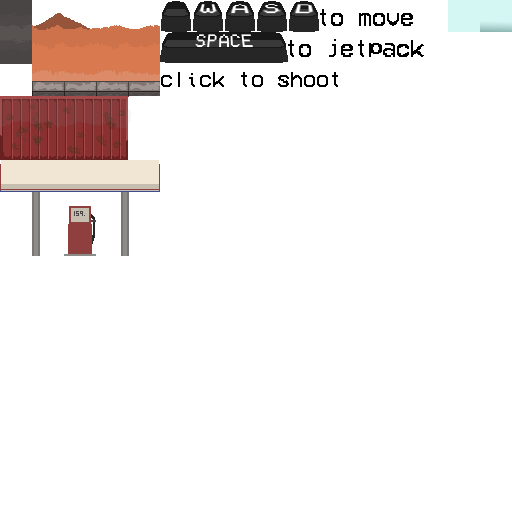
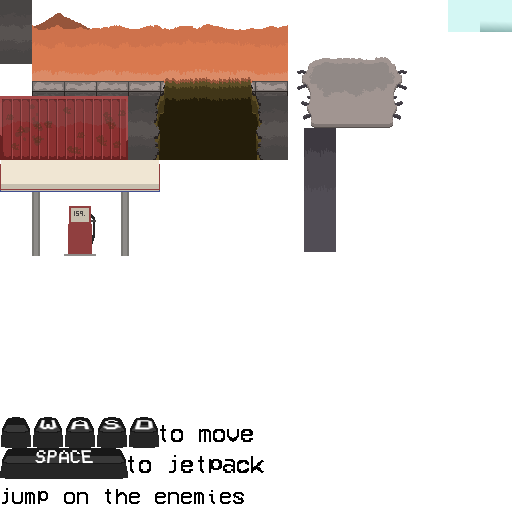
Comparing the layer stacks of the two 512 x 512 images. Changes:
removed layer "W" over [199, 4, 217, 14]
removed layer "A" over [230, 4, 250, 14]
removed layer "S" over [263, 4, 281, 14]
removed layer "D" over [294, 4, 314, 14]
removed layer "click to shoot" over [161, 72, 338, 87]
removed layer "to move" over [320, 9, 413, 26]
removed layer "SPACE" over [195, 34, 253, 48]
removed layer "to jetpack" over [288, 39, 424, 57]
added layer "jump on the enemies" above "Background" over [2, 488, 244, 504]
painted on "Background" over [0, 1, 407, 479]
